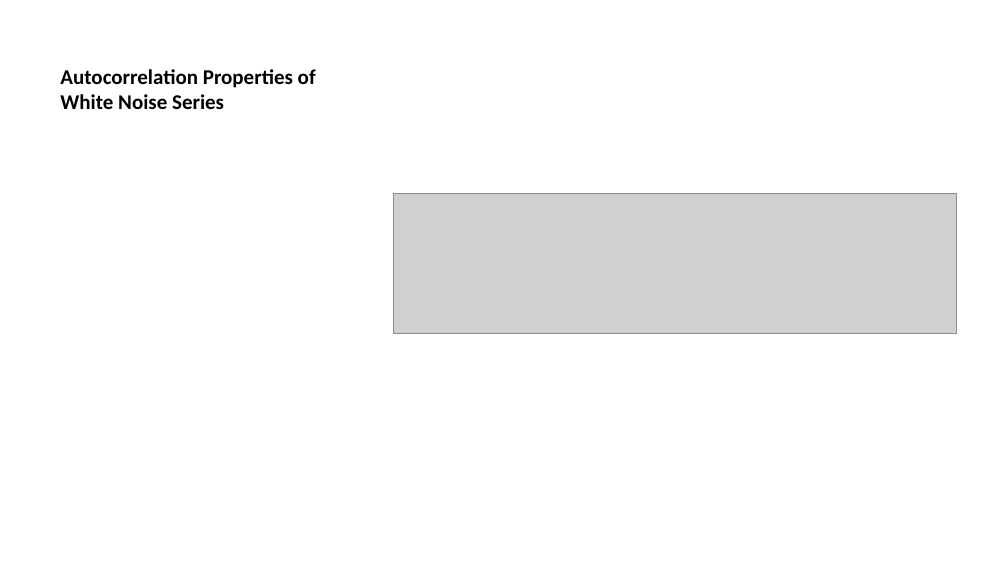
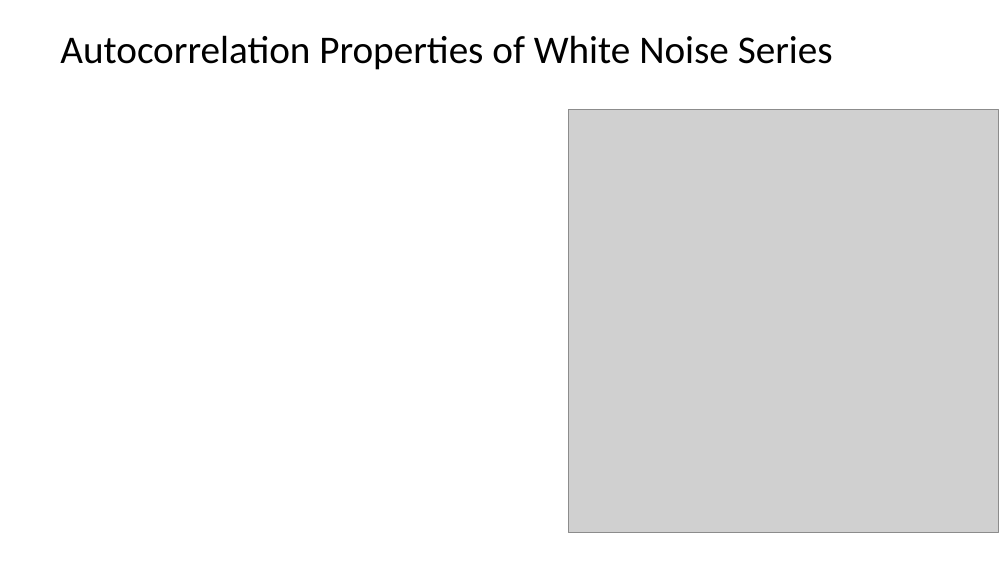
Before and after one commit to StephenElston/CSCI-E-83, a slide deck: slide 22 of LectureSlides/11_IntroductionToTimeSeries.pptx. Drawn at 1008x567 pixels with LibreOffice and Linux fonts; fonts in the diff are those of the drawing; grey boxes stand for pictures. Boxes give left, top, right and bottom in pixels: in the first picture for what was removed or moved away, otherwise in the second. Text is boxed around its words. In the diff, an @@ line names an element or a change of style, - is before the commit and + after.

```diff
--- a/LectureSlides/11_IntroductionToTimeSeries.pptx
+++ b/LectureSlides/11_IntroductionToTimeSeries.pptx
@@ title "Autocorrelation Properties of White Noise ..." at (60,35,833,70): size 15 to 28 pt, bold off @@
@@ picture added at (569,110,999,533) @@
@@ picture removed at (393,194,956,334) @@
```
Also in this commit, not shown: 5 other slides changed, 1 other file.
